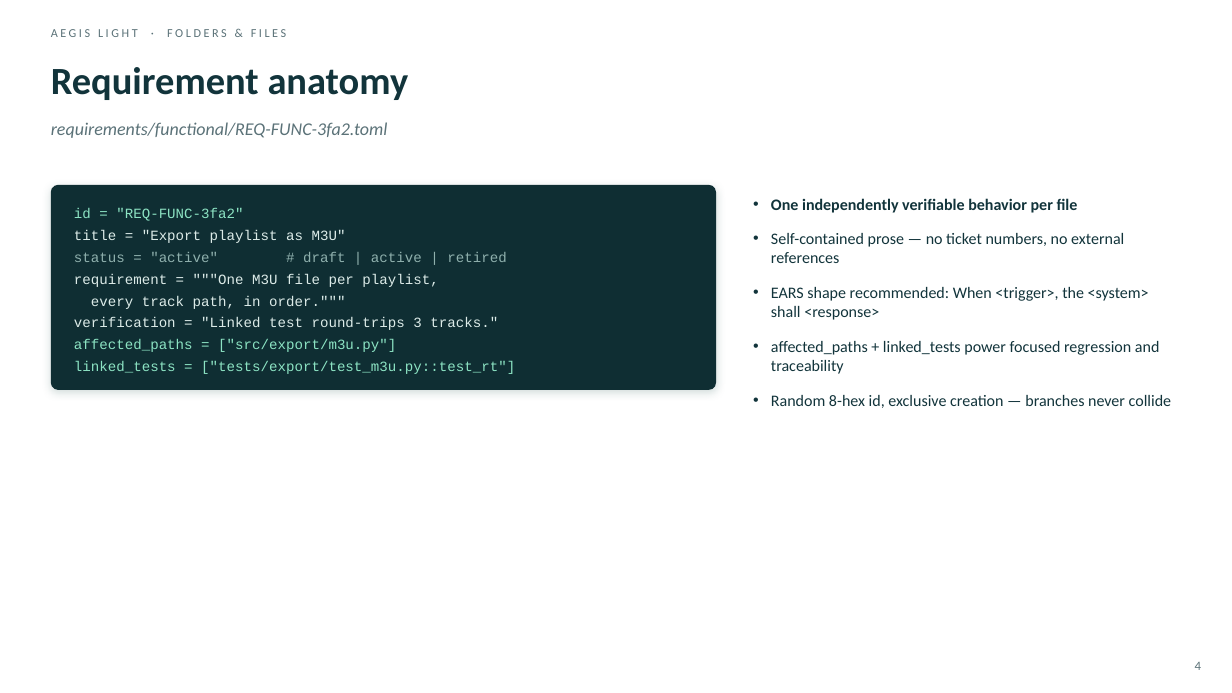
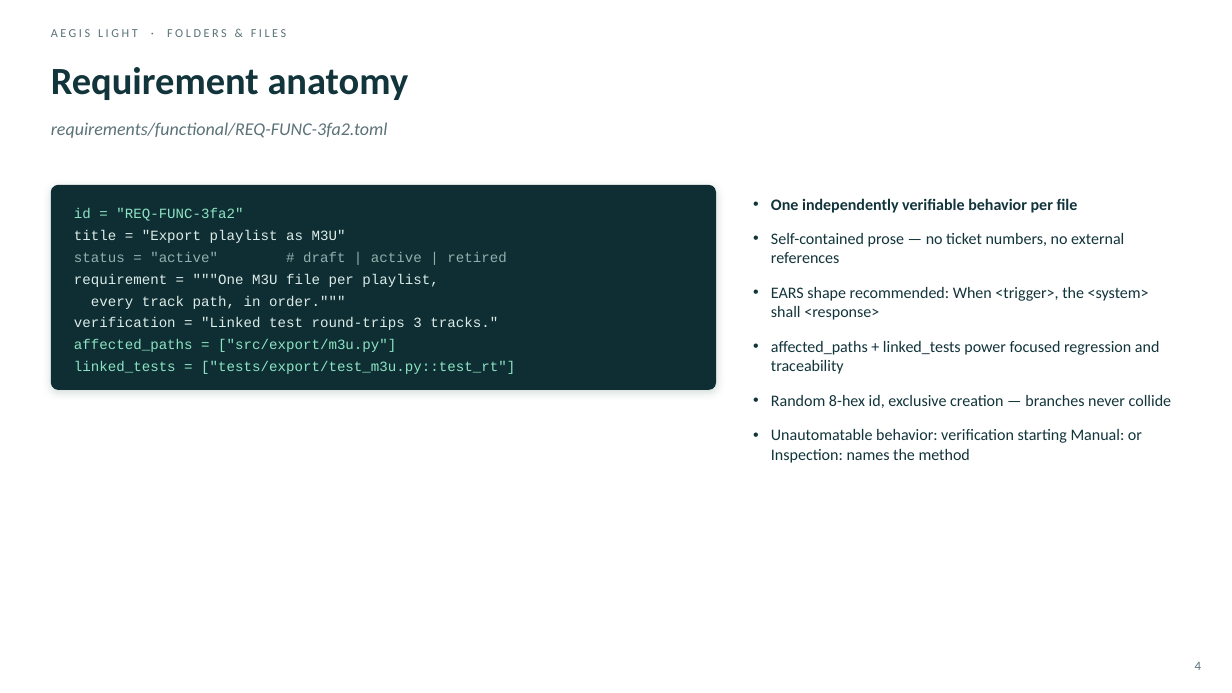
Before and after one commit to DDP-Engineering/Agentic_Engineering_Governance_Integrity_System, a slide deck: slide 4 of 06_SoftwareDocu/AEGIS-Light/02_Folders_and_Files.pptx. Drawn at 1232x693 pixels with LibreOffice and Linux fonts; fonts in the diff are those of the drawing. Boxes give left, top, right and bottom in pixels: in the first picture for what was removed or moved away, otherwise in the second. Text is boxed around its words. In the diff, an @@ line names an element or a change of style, - is before the commit and + after.

```diff
--- a/06_SoftwareDocu/AEGIS-Light/02_Folders_and_Files.pptx
+++ b/06_SoftwareDocu/AEGIS-Light/02_Folders_and_Files.pptx
@@ text at <box>771,429,1142,463</box>: paragraph added @@
+• Unautomatable behavior: verification starting Manual: or Inspection: names the method
```
Also in this commit, not shown: 3 other slides changed, 30 other files.
